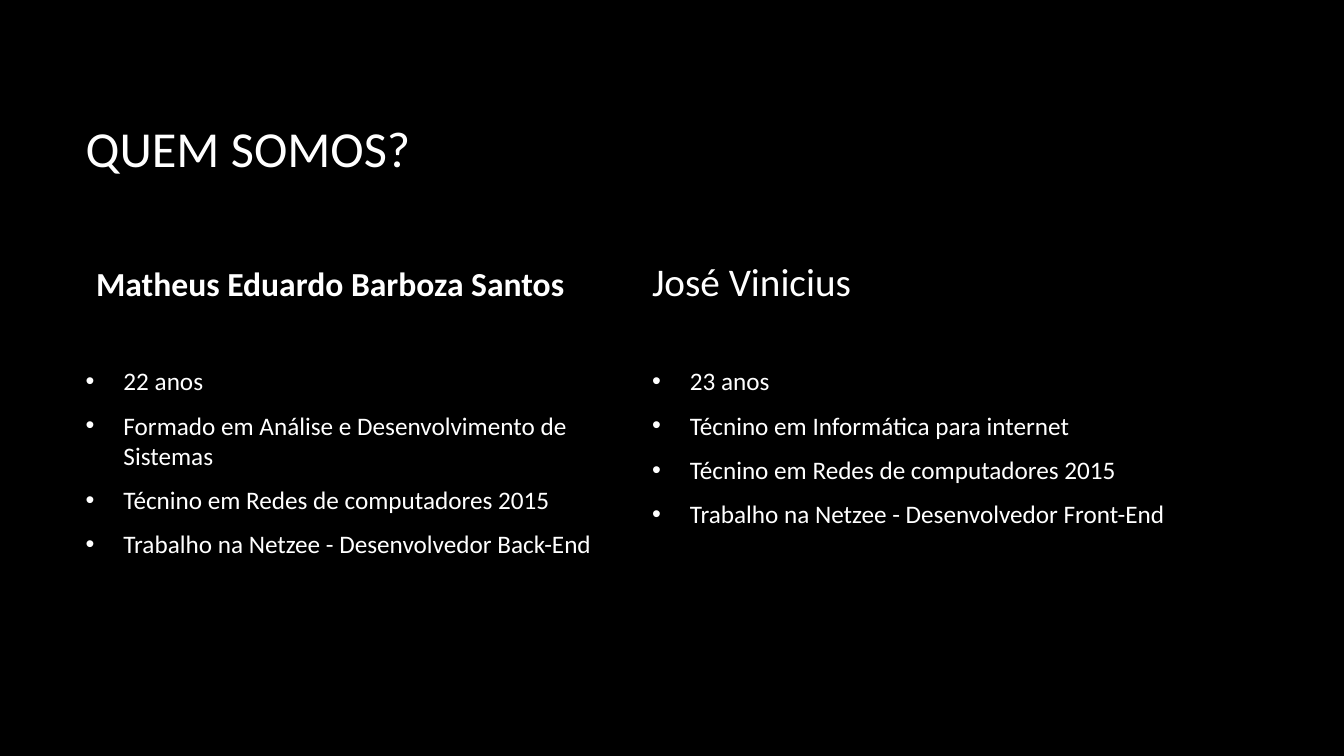
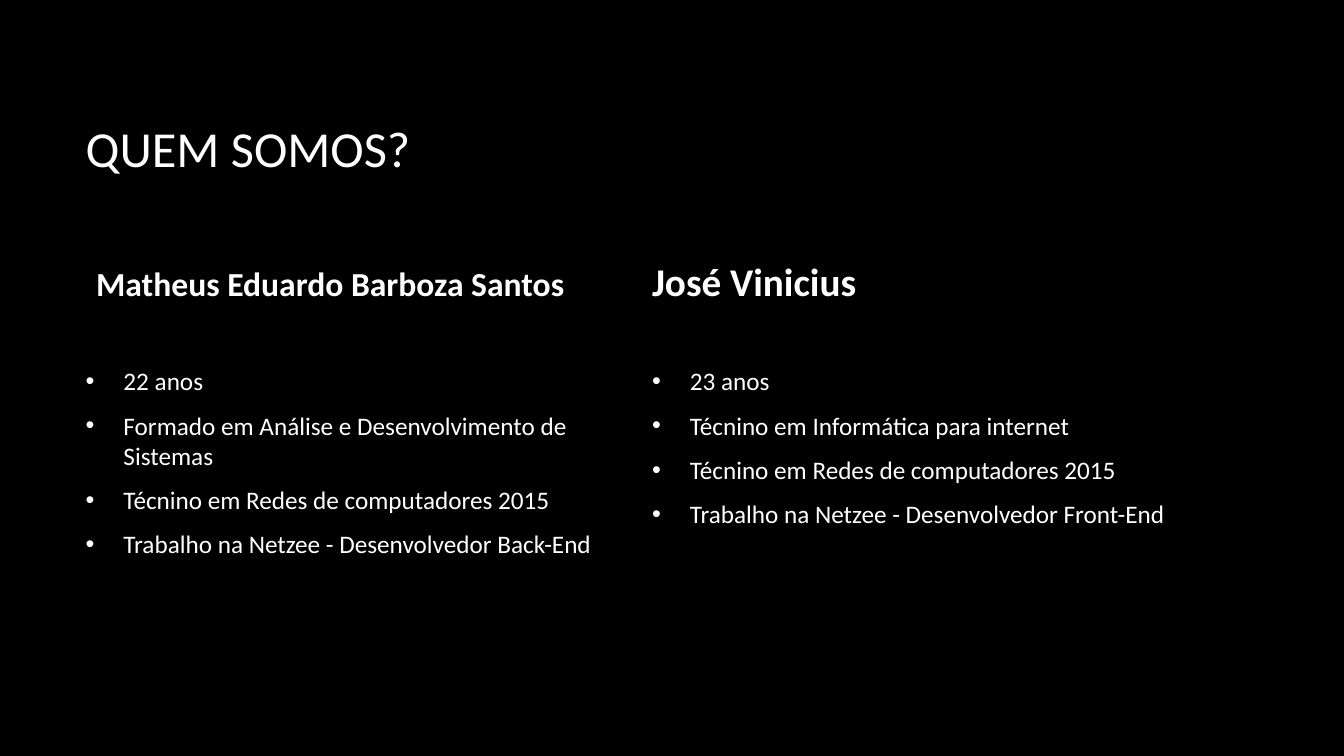
Before and after one commit to matheusantos09/minicurso-usando-api, a slide deck: slide 2 of UsandoApi.pptx. Drawn at 1344x756 pixels with LibreOffice and Linux fonts; fonts in the diff are those of the drawing; background and template pictures are left out. Boxes give left, top, right and bottom in pixels: in the first picture for what was removed or moved away, otherwise in the second. Text is boxed around its words. In the diff, an @@ line names an element or a change of style, - is before the commit and + after.

```diff
--- a/UsandoApi.pptx
+++ b/UsandoApi.pptx
@@ text "José Vinicius" at [652, 268, 856, 297]: bold on @@
```
Also in this commit, not shown: 3 other slides changed, 1 slide added, 12 other files.
